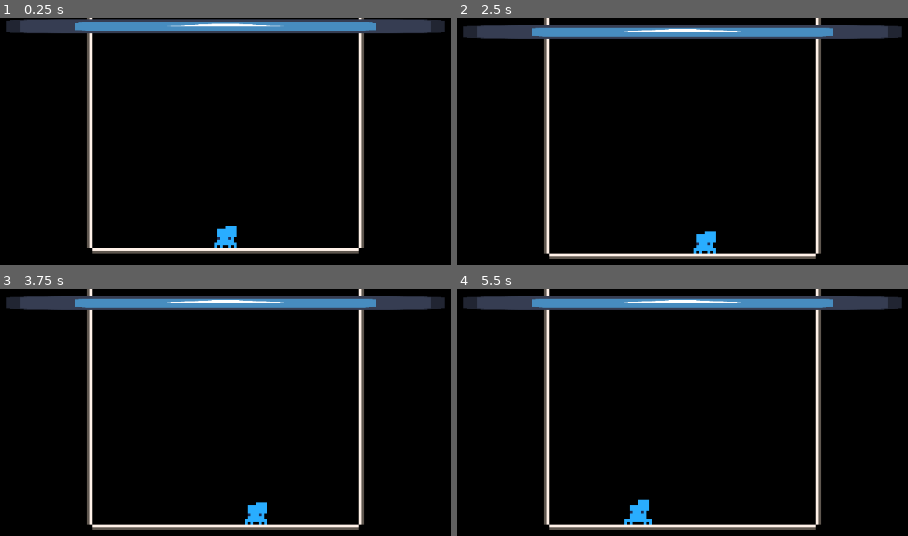
Above: before the commit, frames 1-4 (two rows, left to right).
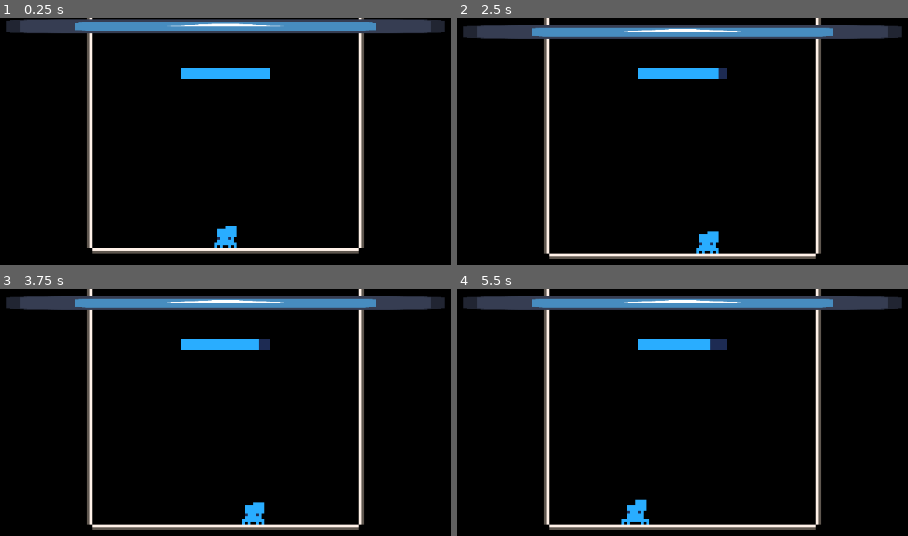
Above: after the commit, the same moments.

Repository: Flamenccio/spider-jump
Game: Godot game, scene res://game.tscn
Two runs of this game, one before a commit and one after it. Both use one fixed random seed, a clock stepped at 60 frames per second and the inputs below. The engine's default icon, where the game draws it, is replaced by a stand-in: a white triangle on a blue panel in a dark square.
Inputs (mouse positions are in pixels of both pictures, inside the frame that each line leads up to):
- Up to frame 1 (0.25 s): no input
- Up to frame 2 (2.5 s): tap Enter at 0.5 s; move the mouse to (858, 220) at 0.52 s; press the mouse at (858, 220) at 0.53 s; hold D (move_right) 0.53-1.25 s; release the mouse at (858, 220) at 1.25 s; drag from (524, 264) to (682, 32) at 1.27 s; tap Space at 2 s; move the mouse to (763, 143) at 2.02 s; hold D (move_right) from 2.03 s (still down); tap Delete at 2.1 s
- Up to frame 3 (3.75 s): release D (move_right) at 2.75 s; drag from (outside the picture) to (225, 303) at 2.77 s; tap Enter at 3.5 s; move the mouse to (outside the picture) at 3.52 s; hold A (move_left) from 3.53 s (still down); tap V at 3.6 s
- Up to frame 4 (5.5 s): release A (move_left) at 4.25 s; drag from (outside the picture) to (560, 400) at 4.27 s; tap Space at 5 s; move the mouse to (723, 513) at 5.02 s; hold S (move_down) from 5.03 s (still down); tap Backspace at 5.1 s; click (723, 513) at 5.17 s

The runs differ from the first frame. In frame 1, 0.9% of the frame differs, in the area x 40-60%, y 20-25%; in frame 2, 1.1%; in frame 3, 1.1%; in frame 4, 1.1%, in the area x 36-60%, y 20-96%.

Commit message:
add stamina bar

Diff:
--- a/game.tscn
+++ b/game.tscn
@@ -10,6 +10,7 @@
 [ext_resource type="Script" uid="uid://blswevpfmnusx" path="res://level_spawn_trigger.gd" id="6_eow3j"]
 [ext_resource type="Texture2D" uid="uid://dtnwcnfkt2acg" path="res://icon.svg" id="6_ryrav"]
 [ext_resource type="PackedScene" uid="uid://dm3ht1lv7fpou" path="res://scenes/death_screen.tscn" id="9_vef74"]
+[ext_resource type="PackedScene" uid="uid://cflkesovqb44q" path="res://scenes/hud.tscn" id="11_iotsf"]
 [ext_resource type="Script" uid="uid://dnoeb3fn86sbl" path="res://player_stats.gd" id="11_mfdv2"]
 
 [sub_resource type="RectangleShape2D" id="RectangleShape2D_eow3j"]
@@ -71,6 +72,8 @@
 
 [node name="UI" type="CanvasLayer" parent="."]
 
+[node name="Hud" parent="UI" instance=ExtResource("11_iotsf")]
+
 [node name="DeathScreen" parent="UI" instance=ExtResource("9_vef74")]
 
 [node name="PlayerStats" type="Node" parent="."]
@@ -89,3 +92,4 @@
 [connection signal="player_entered" from="LevelSpawnTrigger" to="LevelSpawner" method="spawn_new_level"]
 [connection signal="player_died" from="PlayerStats" to="." method="game_over"]
 [connection signal="player_hurt" from="PlayerStats" to="Player" method="_on_player_hurt"]
+[connection signal="stamina_updated" from="PlayerStats" to="UI/Hud" method="_on_stamina_updated"]
--- /dev/null
+++ b/hud.gd
@@ -0,0 +1,7 @@
+extends Control
+
+signal internal_stamina_updated(current_stamina: float)
+
+func _on_stamina_updated(current_stamina: float) -> void:
+	var processed_stamina := current_stamina * 100.0
+	internal_stamina_updated.emit(processed_stamina)
--- a/player_stats.gd
+++ b/player_stats.gd
@@ -2,6 +2,9 @@
 
 ## Emitted when player loses all lives
 signal player_died()
+
+# TODO: make an option where the player does not
+# return to safe spot (losing stamina mid jump)
 
 ## Emitted when player loses one life
 signal player_hurt()
@@ -27,11 +30,14 @@
 		return
 	player_hurt.emit()
 	lives = maxi(lives - 1, _MIN_LIVES)
+	health_updated.emit(lives)
 	if lives <= _MIN_LIVES:
 		player_died.emit()
 
 
 func change_stamina(amount: float) -> void:
 	stamina = clampf(stamina + amount, _MIN_STAMINA, _MAX_STAMINA)
+	stamina_updated.emit(stamina)
 	if stamina <= _MIN_STAMINA:
+		stamina = _MAX_STAMINA
 		decrease_lives()
--- a/project.godot
+++ b/project.godot
@@ -89,10 +89,6 @@
 2d_physics/layer_2="ground"
 2d_physics/layer_3="slip"
 
-[physics]
-
-common/physics_interpolation=true
-
 [rendering]
 
 textures/canvas_textures/default_texture_filter=0
--- a/scenes/hud.tscn
+++ b/scenes/hud.tscn
@@ -1,4 +1,15 @@
-[gd_scene format=3 uid="uid://cflkesovqb44q"]
+[gd_scene load_steps=5 format=3 uid="uid://cflkesovqb44q"]
+
+[ext_resource type="Texture2D" uid="uid://wi6e3alnmqh0" path="res://sprites/main.png" id="1_ahhtf"]
+[ext_resource type="Script" uid="uid://w11jygroadmh" path="res://hud.gd" id="1_oo0fn"]
+
+[sub_resource type="AtlasTexture" id="AtlasTexture_oo0fn"]
+atlas = ExtResource("1_ahhtf")
+region = Rect2(16, 72, 32, 8)
+
+[sub_resource type="AtlasTexture" id="AtlasTexture_ahhtf"]
+atlas = ExtResource("1_ahhtf")
+region = Rect2(16, 64, 32, 8)
 
 [node name="Hud" type="Control"]
 layout_mode = 3
@@ -7,3 +18,28 @@
 anchor_bottom = 1.0
 grow_horizontal = 2
 grow_vertical = 2
+script = ExtResource("1_oo0fn")
+
+[node name="MarginContainer" type="MarginContainer" parent="."]
+layout_mode = 1
+anchors_preset = 5
+anchor_left = 0.5
+anchor_right = 0.5
+offset_left = -20.0
+offset_right = 20.0
+offset_bottom = 40.0
+grow_horizontal = 2
+scale = Vector2(4, 4)
+pivot_offset = Vector2(20, 0)
+
+[node name="CenterContainer" type="CenterContainer" parent="MarginContainer"]
+layout_mode = 2
+
+[node name="Stamina" type="TextureProgressBar" parent="MarginContainer/CenterContainer"]
+layout_mode = 2
+step = 3.125
+value = 50.0
+texture_under = SubResource("AtlasTexture_oo0fn")
+texture_progress = SubResource("AtlasTexture_ahhtf")
+
+[connection signal="internal_stamina_updated" from="." to="MarginContainer/CenterContainer/Stamina" method="set_value"]
Not shown: 1 places in game.tscn that only renumber resources
Not shown, added: hud.gd.uid
